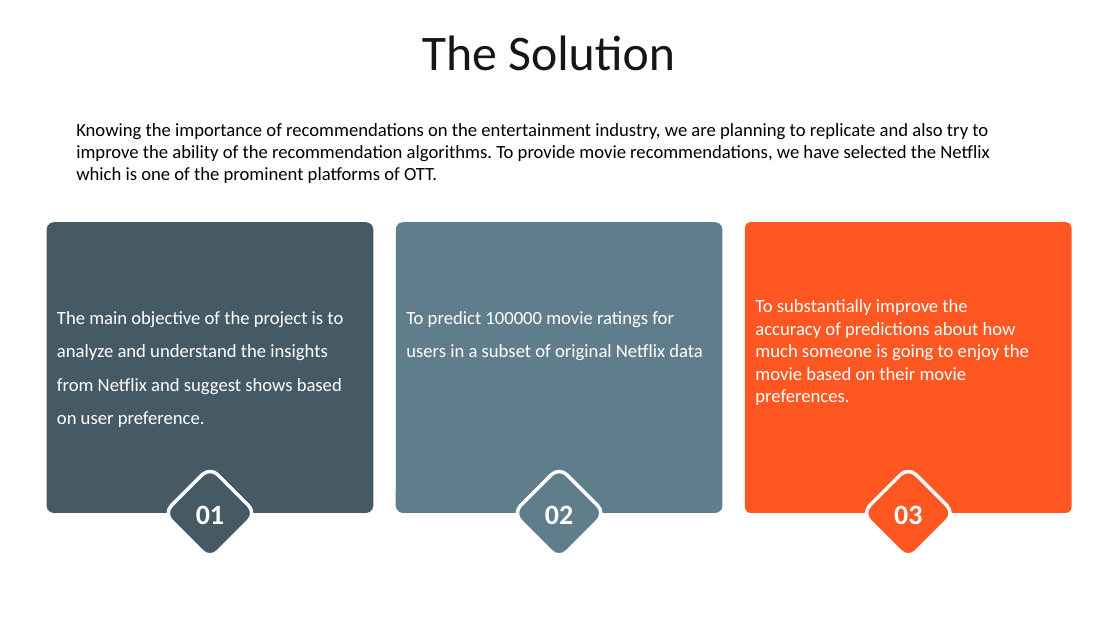
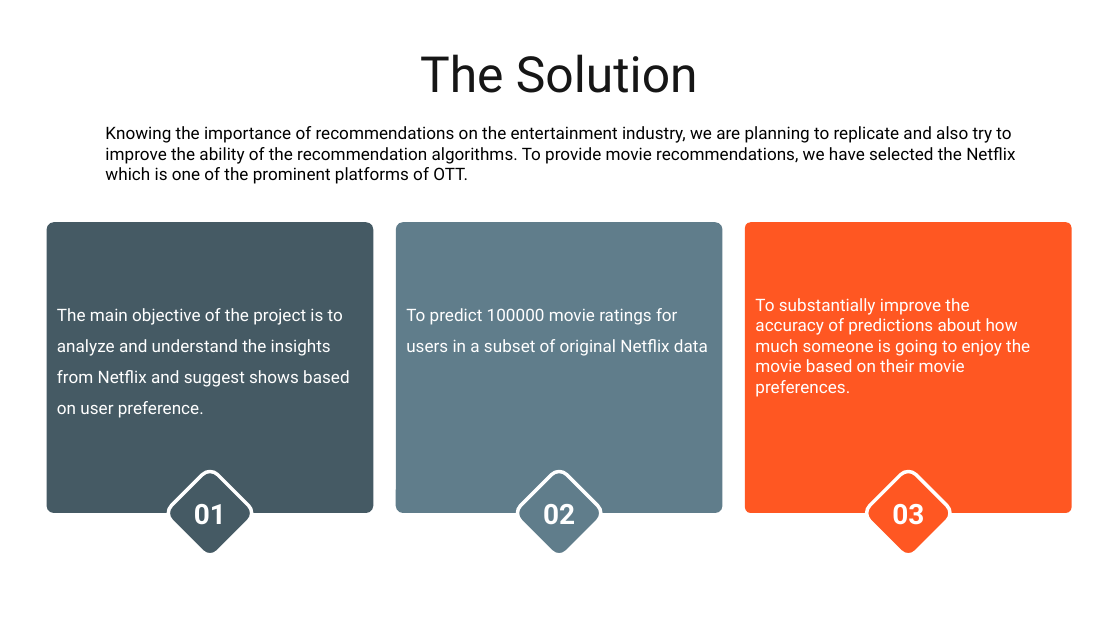
Before and after one commit to Distributed-and-scalable/Netflix-Recommendation-System, a slide deck: slide 4 of Pitch Deck Template_GROUP4.pptx. Drawn at 1120x630 pixels with LibreOffice and Linux fonts; fonts in the diff are those of the drawing. Boxes give left, top, right and bottom in pixels: in the first picture for what was removed or moved away, otherwise in the second. Text is boxed around its words. In the diff, an @@ line names an element or a change of style, - is before the commit and + after.

```diff
--- a/Pitch Deck Template_GROUP4.pptx
+++ b/Pitch Deck Template_GROUP4.pptx
@@ font Calibri to Roboto in 4 elements at [168,472,251,554], [517,472,600,554], [867,472,950,554], [420,54,698,93] @@
@@ title "The Solution": place and size @@
-title "The Solution" at [422,35,675,71]
+title "The Solution" at [420,54,698,93]
@@ size 12 to 11 pt, font Calibri to Roboto in 4 elements at [57,308,349,418], [406,308,708,356], [755,298,1030,397], [105,126,1015,184] @@
@@ text "Knowing the importance of recommendations ...": place and size @@
-text "Knowing the importance of recommendations ..." at [76,123,989,183]
+text "Knowing the importance of recommendations ..." at [105,126,1015,184]
```
Also in this commit, not shown: 4 other slides changed.
